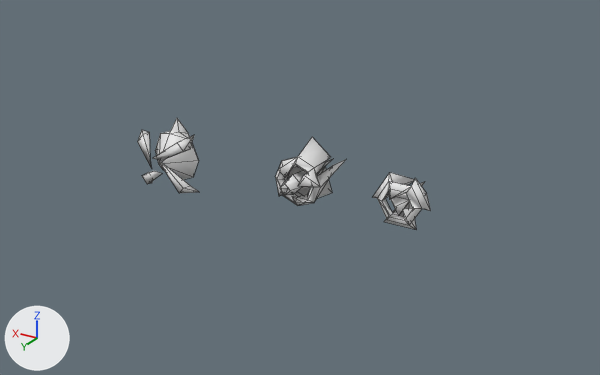
The FBX model LDJAM49/Assets/Models/Enemy1.fbx as it was, and as the next commit left it.
One viewpoint serves both versions: a 50 mm lens placed at (-36.3, 43.9, 21.4), pointed at (-9.1, -1.5, -1.2). The axes (+X, +Y, +Z) are drawn at lower left. The lights are the same throughout. Mesh edges are drawn as thin lines.

Objects in the first picture: 'Enemy1', 'Enemy2', 'Enemy3'.
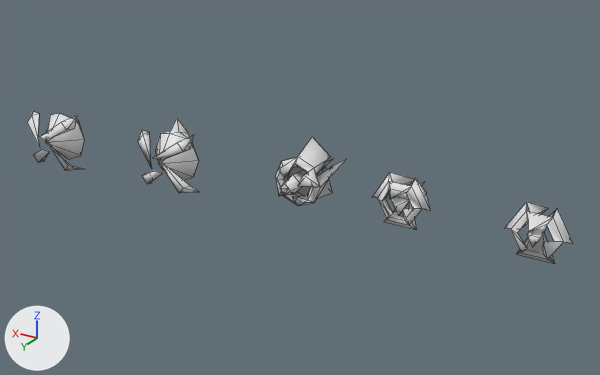
What the commit changed:
Mesh me_enemy3_001 is new.
It has 34 vertices, 28 faces and spans x -2.08..2.08, y -4.3..0.87, z -1.72..1.88.
Mesh me_enemy1_001 is new.
It has 35 vertices, 34 faces and spans x -2.63..2.69, y -0.93..2.75, z -2.46..2.11.
Object 'Enemy3-low' (ob_enemy3_low) is new; it shows me_enemy3_001.
Its location is (-25.51, -1.67, -0.82).
Object 'Enemy1-low' (ob_enemy1_low) is new; it shows me_enemy1_001.
Its location is (10.0, 1.0, 0.0).

Changed parts and their boxes [x1, y1, x2, y2] in the pictures (600 x 375 px):
'Enemy3-low', added: after [505, 202, 573, 263]
'Enemy1-low', added: after [27, 112, 84, 170]
